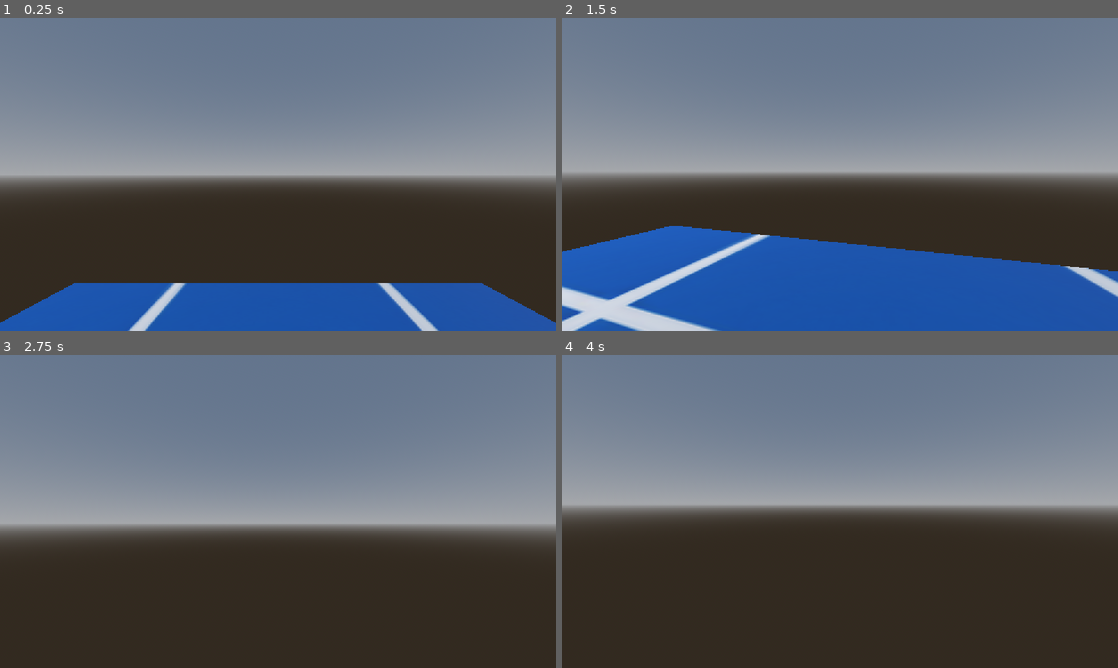
Above: before the commit, frames 1-4 (two rows, left to right).
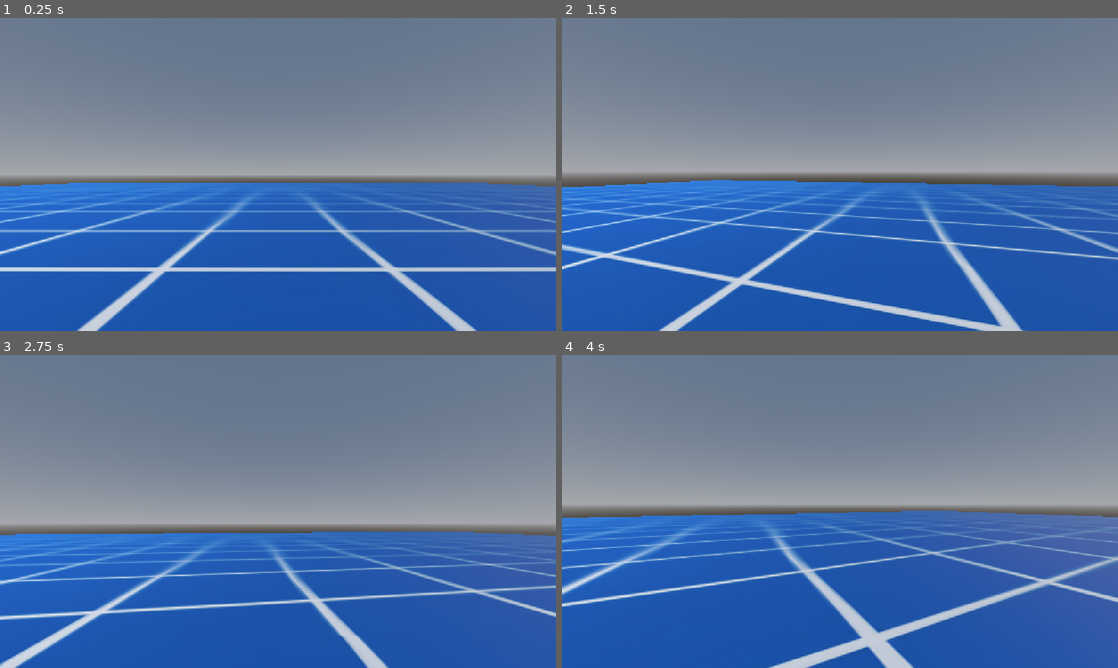
Above: after the commit, the same moments.

Repository: Eli-J-dK/HORRORGAME
Game: Godot game, scene res://main.tscn
The game is run twice, just before and just after one commit, with the same random seed, the same clock (stepped at 60 frames per second) and the same inputs.
Inputs (mouse positions are in pixels of both pictures, inside the frame that each line leads up to):
- Up to frame 1 (0.25 s): no input
- Up to frame 2 (1.5 s): move the mouse to (867, 174) at 0.52 s; hold Q (sprint) 0.53-1.28 s; hold W (move_forward) from 0.53 s (still down); tap Space (jump) at 0.77, 0.8, 1.07, 1.35 s; move the mouse to (812, 174) at 1.27 s
- Up to frame 3 (2.75 s): keep holding W (move_forward); tap Space (jump) at 1.52, 1.82, 2.3 s; tap Q (sprint) at 1.55 s; move the mouse to (289, 505) at 2.02 s; hold Q (sprint) from 2.03 s (still down)
- Up to frame 4 (4 s): keep holding W (move_forward); move the mouse to (834, 517) at 2.77 s; release Q (sprint) at 2.78 s; tap Q (sprint) at 2.85 s; tap Space (jump) at 3.02, 3.32, 3.6, 3.77 s; move the mouse to (878, 514) at 3.52 s

The runs differ from the first frame. In frame 1, 35% of the frame differs, in the area x 0-100%, y 52-100%; in frame 2, 26%; in frame 3, 43%; in frame 4, 49%, in the area x 0-100%, y 49-100%.

Commit message:
finished stamina, added stamina for jumping
wee hoo, good movement baby, ish still need polish, and  better deceleration

Diff:
--- a/main.tscn
+++ b/main.tscn
@@ -12,6 +12,7 @@
 albedo_texture = ExtResource("1_0xm2m")
 clearcoat_enabled = true
 clearcoat = 0.5
+uv1_scale = Vector3(10, 10, 10)
 
 [sub_resource type="BoxMesh" id="BoxMesh_b1pf8"]
 material = SubResource("StandardMaterial3D_h2yge")
@@ -29,7 +30,7 @@
 [node name="main" type="Node3D" unique_id=682175594]
 
 [node name="ground" type="StaticBody3D" parent="." unique_id=446289884]
-transform = Transform3D(1, 0, 0, 0, 1, 0, 0, 0, 1, 0, -1, 0)
+transform = Transform3D(5, 0, 0, 0, 5, 0, 0, 0, 5, 0, -1, 0)
 physics_material_override = SubResource("PhysicsMaterial_scsml")
 
 [node name="collision" type="CollisionShape3D" parent="ground" unique_id=1848076646]
--- a/player.tscn
+++ b/player.tscn
@@ -12,9 +12,9 @@
 SPEED = 5.0
 sprint_speed = 10.0
 JUMP_VELOCITY = 5.0
-air_slowdown = 0.5
-stam_regen = 5.0
-stam_degen = 5.0
+slowdown = 0.5
+stam_gen = 5.0
+jump_stam = 20.0
 
 [node name="collision" type="CollisionShape3D" parent="." unique_id=1876669626]
 shape = SubResource("CapsuleShape3D_b1pf8")
@@ -28,3 +28,7 @@
 
 [node name="camera" type="Camera3D" parent="neck" unique_id=1963924525]
 transform = Transform3D(1, 0, 0, 0, 1, 0, 0, 0, 1, 0, 1, 0)
+
+[node name="stam_regen_timer" type="Timer" parent="neck" unique_id=1398267011]
+process_callback = 0
+one_shot = true
--- a/player_movement.gd
+++ b/player_movement.gd
@@ -1,93 +1,78 @@
 extends CharacterBody3D
 
 @onready var neck := $neck
+@onready var stam_timer := $neck/stam_regen_timer
 
 @export var SPEED: float
 @export var sprint_speed : float
 @export var JUMP_VELOCITY: float
+@export var slowdown : float
 
-@export var air_slowdown : float
+var max_stam : float = 100.0
+var current_stam : float
+@export var stam_gen : float
+@export var jump_stam : float
+var can_regen : bool = false
 
-var current_move_state : int = 4
-var new_move_state : int
-@export var stam_regen : float
-@export var stam_degen : float
-var max_stam : float = 100.0
-var current_stam : float = max_stam
-var should_stam_change : int = 0
-#0 = no movement
-#1 = walking
-#2 = sprinting
-var stam_changing : int = 0
+var current_stam_state : int
+var new_stam_state : int
 
+func _ready() -> void:
+	current_stam = max_stam
+	stam_timer.timeout.connect(_on_stam_regen_timer_timeout)
+	current_stam_state = 0
 
-func _stamina_regenerate (delta: float) -> void:
-	if current_move_state != new_move_state:
-		current_move_state = new_move_state
-
-		match should_stam_change:
-			0:
-				await get_tree().create_timer(3).timeout
-				print("not moving")
-
-				stam_changing = 0
-			1:
-				print("moving")
-				stam_changing = 1
-			2:
-				stam_changing = 2
+func _on_stam_regen_timer_timeout() -> void:
+	can_regen = true
 
 func _physics_process(delta: float) -> void:
+
 	if not is_on_floor():
 		velocity += get_gravity() * delta
 
-	if is_on_floor() and Input.is_action_just_pressed("jump"):
+	if is_on_floor() and current_stam >= 20 and Input.is_action_just_pressed("jump"):
 		velocity.y = JUMP_VELOCITY
+		current_stam -= jump_stam
+		stam_timer.stop()
+		stam_timer.start()
+		new_stam_state = 1
+		can_regen = false
 
 	var input_dir := Input.get_vector("move_left" , "move_right" , "move_forward" , "move_backward")
 	var direction = (neck.transform.basis * Vector3(input_dir.x , 0.0 , input_dir.y)).normalized()
 
 
 	if direction:
-		if is_on_floor():
-			if Input.is_action_pressed("sprint"):
+		if Input.is_action_pressed("sprint") and current_stam > 0 and is_on_floor():
 				velocity.x = direction.x * sprint_speed
 				velocity.z = direction.z * sprint_speed
 
-				should_stam_change = 2
-				new_move_state = 2
-			else:
+				stam_timer.stop()
+				can_regen = false
+				current_stam -= stam_gen * delta
+
+				new_stam_state = 1
+		elif is_on_floor():
 				velocity.x = direction.x * SPEED
 				velocity.z = direction.z * SPEED
 
-				should_stam_change = 1
-				new_move_state = 1
+				new_stam_state = 0
 		else:
-			velocity.x = move_toward(velocity.x , direction.x * SPEED * 0.5 , air_slowdown)
-			velocity.z = move_toward(velocity.z , direction.z * SPEED * 0.5 , air_slowdown)
+			velocity.x = move_toward(velocity.x , direction.x * SPEED * 0.5 , slowdown)
+			velocity.z = move_toward(velocity.z , direction.z * SPEED * 0.5 , slowdown)
+	else:
+		velocity.x = move_toward(velocity.x , 0 , slowdown)
+		velocity.z = move_toward(velocity.z , 0 , slowdown)
 
-			should_stam_change = 0
-			new_move_state = 0
-	else:
-		velocity.x = move_toward(velocity.x , 0 , SPEED)
-		velocity.z = move_toward(velocity.z , 0 , SPEED)
+		new_stam_state = 0
 
-		should_stam_change = 0
-		new_move_state = 0
+	if current_stam_state != new_stam_state:
+		current_stam_state = new_stam_state
+		stam_timer.start()
 
-	match stam_changing:
-		0:
-			if current_stam < max_stam:
-				current_stam += stam_regen * delta
-		1:
-			if current_stam > 0:
-				current_stam -= stam_degen * delta
-		2:
-			if current_stam > 0:
-				current_stam -= stam_degen * 2 * delta
+	if can_regen and current_stam < max_stam:
+		current_stam += stam_gen * delta
 
 	print(current_stam)
 
-	_stamina_regenerate(delta)
-
 	move_and_slide()
